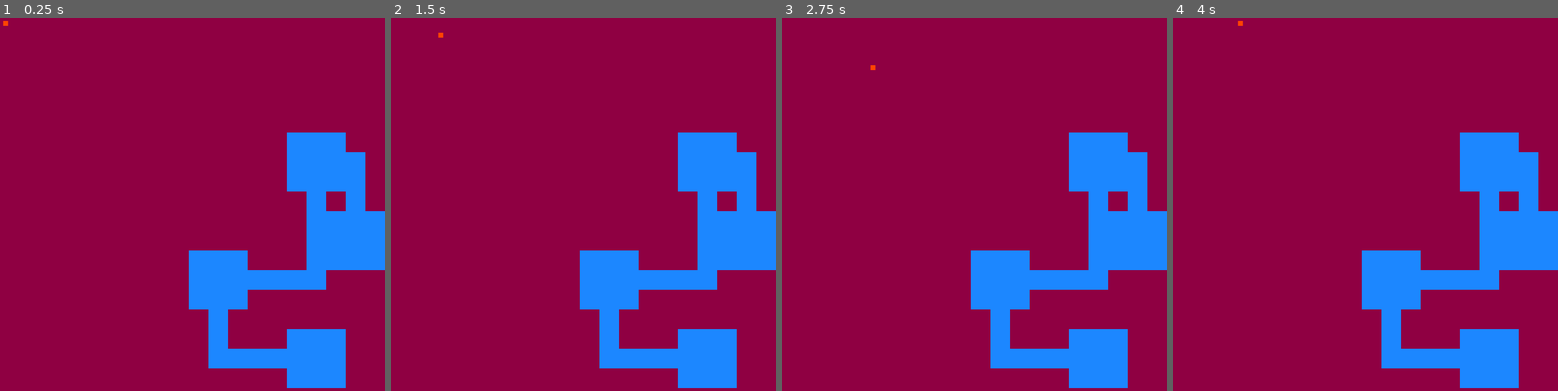
Above: before the commit, frames 1-4 (left to right).
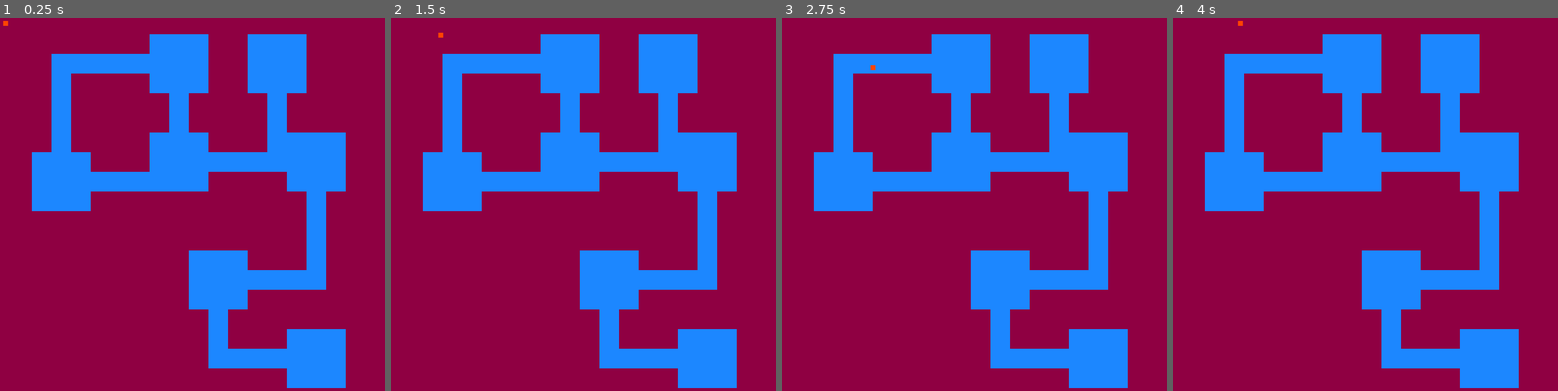
Above: after the commit, the same moments.

Repository: KirigayaRyuunosuke/Godot_Experiments
Game: Godot game, scene res://nodes/base/base.tscn
Same seed, same stepped clock (60 frames per second), same inputs: the game is played once before the commit and once after it.
Inputs:
- Up to frame 1 (0.25 s): no input
- Up to frame 2 (1.5 s): tap Enter at 0.5 s; hold Right (move_right) 0.53-1.28 s; hold Down (move_down) from 1.28 s (still down)
- Up to frame 3 (2.75 s): tap Space at 2 s; release Down (move_down) at 2.03 s; hold Right (move_right) from 2.03 s (still down)
- Up to frame 4 (4 s): release Right (move_right) at 2.78 s; hold Up (move_up) 2.78-3.53 s; tap Enter at 3.5 s; hold Left (move_left) from 3.53 s (still down)

The runs differ from the first frame. In frame 1, 19% of the frame differs, in the area x 8-100%, y 4-68%; in frame 2, 19%; in frame 3, 19%; in frame 4, 19%.

Commit message:
README.md

Diff:
--- a/procedural/nodes/base/base.gd
+++ b/procedural/nodes/base/base.gd
@@ -58,8 +58,8 @@
 func _checkAvailability(points,newPoint):
 	var distanceX
 	var distanceY
-	var minimalDistanceBetween = 4
-	var maximumDistanceBetween = 7
+	var minimalDistanceBetween = 5
+	var maximumDistanceBetween = 8
 	for i in range(points.size()):
 		distanceX = points[i][0] - newPoint[0]
 		distanceY = points[i][1] - newPoint[1]
Not shown, changed: procedural/README.md
